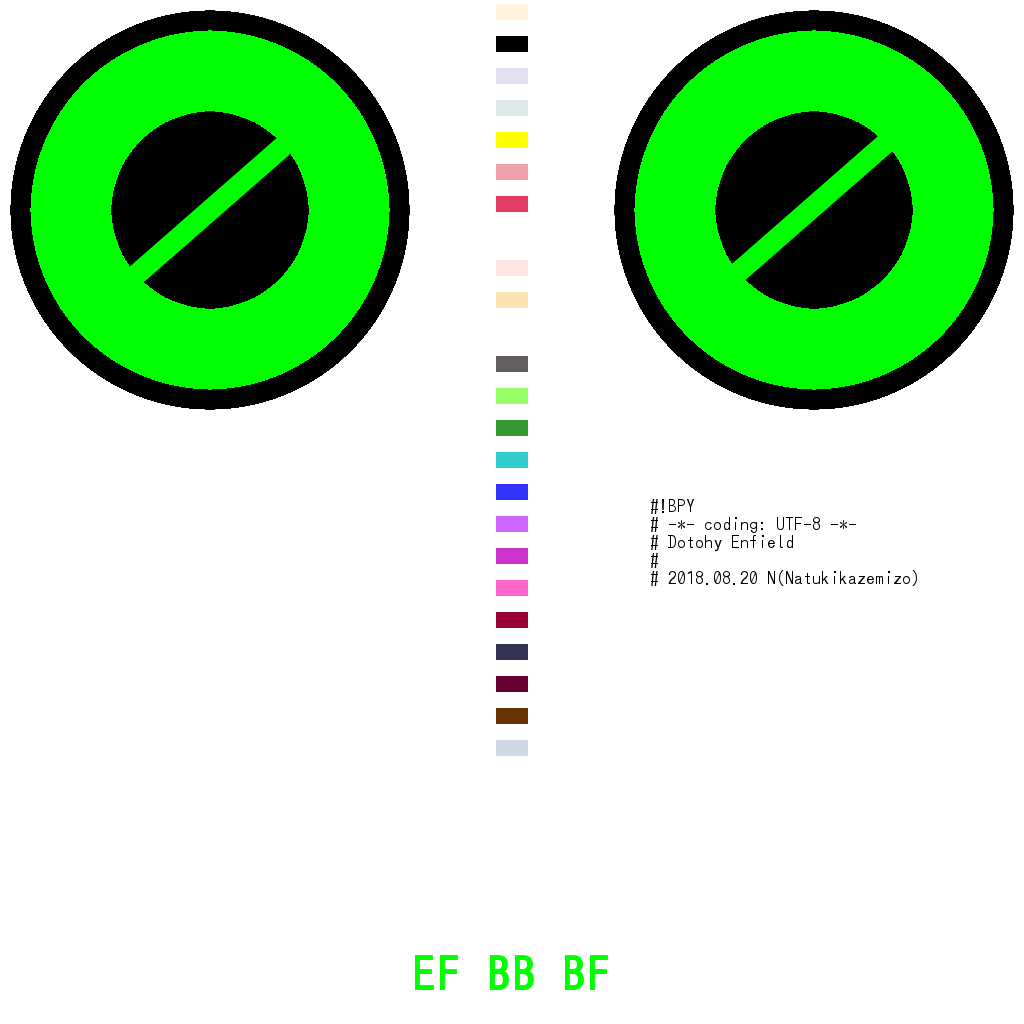
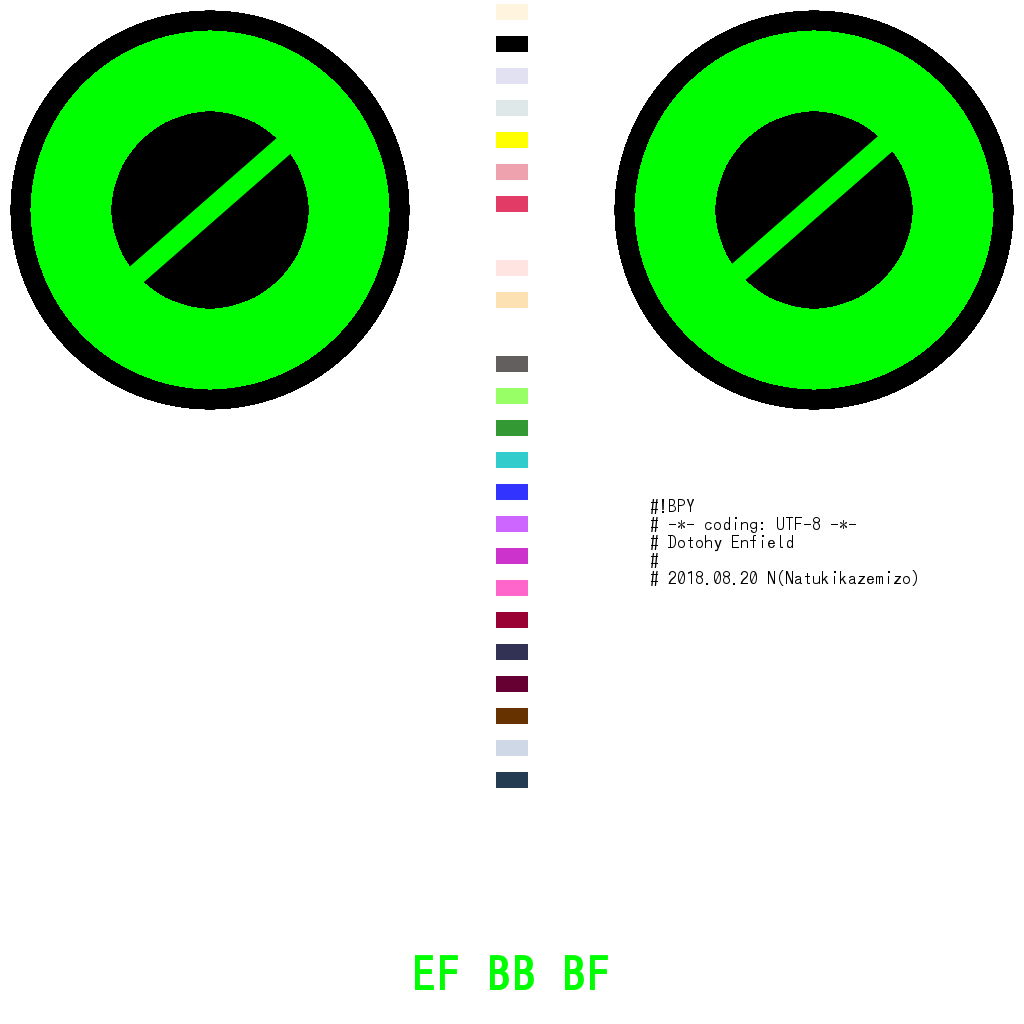
Before/after of a 1024x1024 layered artwork. What changed in the layer stack:
painted on "Colors" over (x1=496, y1=772, x2=528, y2=788)
